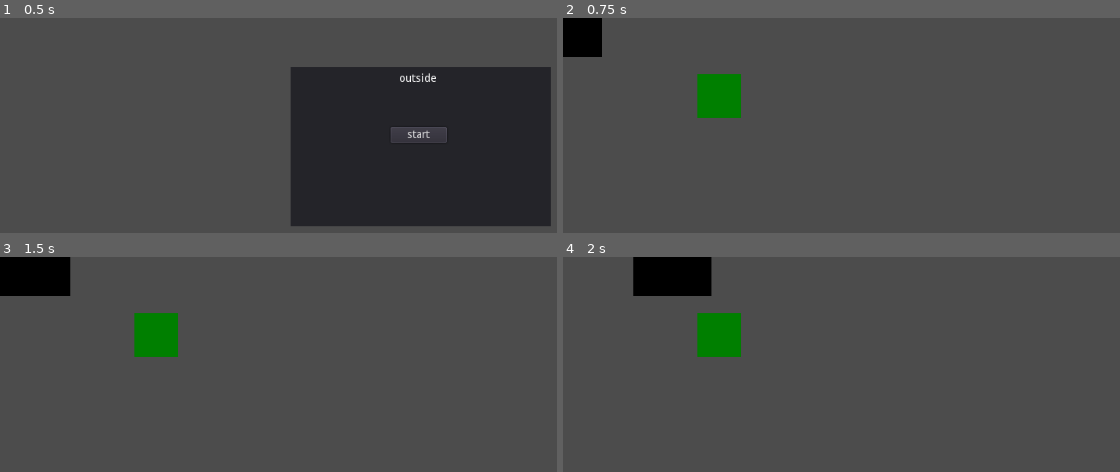
Above: before the commit, frames 1-4 (two rows, left to right).
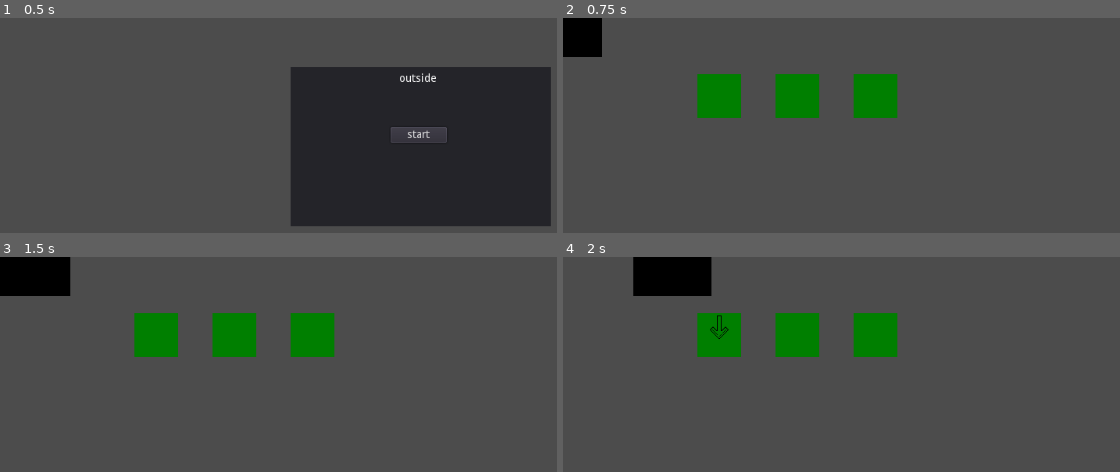
Above: after the commit, the same moments.

Repository: mdwyer223/outside
Game: Godot game, scene res://game.tscn
Same seed, same stepped clock (60 frames per second), same inputs: the game is played once before the commit and once after it.
Inputs:
- Up to frame 1 (0.5 s): no input
- Up to frame 2 (0.75 s): click "start" at 0.5 s
- Up to frame 3 (1.5 s): tap Enter (interact) at 1.25, 1.35 s; hold D (right) from 1.28 s (still down)
- Up to frame 4 (2 s): keep holding D (right)

Frame 1 is identical in both runs. In frame 2, 3.3% of the frame differs, in the area x 38-61%, y 26-47%; in frame 3, 3.3%; in frame 4, 3.4%, in the area x 26-61%, y 26-47%.

Commit message:
Added multi-object selection for the player

Diff:
--- a/outside/adventurers/blocky/InteractionDetection.gd
+++ b/outside/adventurers/blocky/InteractionDetection.gd
@@ -20,6 +20,7 @@
 	for i in range(len(objects)):
 		if objects[i] == body:
 			objects.remove(i)
+			break
 	adjust_focus()
 
 func check_focus():
--- a/outside/game.gd
+++ b/outside/game.gd
@@ -3,11 +3,12 @@
 var player = load("res://adventurers/blocky/blocky.tscn")
 var main_menu = load("res://menus/main/menu.tscn")
 
-var pine = load("res://objects/trees/pine/pine.tscn")
+var pine = preload("res://objects/trees/pine/pine.tscn")
 
 var main_menu_node_name
 
 func _ready():
+	add_to_group("main")
 	var main_menu_instance = main_menu.instance()
 	main_menu_node_name = main_menu_instance.get_name()
 	self.add_child(main_menu_instance)
@@ -16,7 +17,19 @@
 func _on_start_game():
 	self.remove_child(get_node(main_menu_node_name))
 	var pine_tree_instance = pine.instance()
-	pine_tree_instance.position.x = 200
-	pine_tree_instance.position.y = 100
+	load_trees()
+	self.add_child(player.instance())
+
+
+func load_trees():
+	var pine_tree_instance = pine.instance()
+	pine_tree_instance.set_position(Vector2(200,100))
 	self.add_child(pine_tree_instance)
-	self.add_child(player.instance())
+
+	pine_tree_instance = pine.instance()
+	pine_tree_instance.set_position(Vector2(300, 100))
+	self.add_child(pine_tree_instance)
+
+	pine_tree_instance = pine.instance()
+	pine_tree_instance.set_position(Vector2(400, 100))
+	self.add_child(pine_tree_instance)
--- a/outside/objects/trees/pine/pine.gd
+++ b/outside/objects/trees/pine/pine.gd
@@ -1,13 +1,24 @@
 extends Area2D
 
 var focused
+var focus_img = preload("res://assets/arrow.png")
+var focus_sprite
+
+class_name Pine
 
 func _ready():
+	get_parent().get_node("focusSprite").visible = false
 	focused = false
 
+func _handle_focus_change():
+	if focused:
+		get_parent().get_node("focusSprite").visible = true
+	else:
+		get_parent().get_node("focusSprite").visible = false
+
 func set_focus(state):
-	print(state)
 	focused = state
+	_handle_focus_change()
 
 func interact(player):
 	print("interacted")
--- a/outside/objects/trees/pine/pine.tscn
+++ b/outside/objects/trees/pine/pine.tscn
@@ -1,7 +1,8 @@
-[gd_scene load_steps=5 format=2]
+[gd_scene load_steps=6 format=2]
 
 [ext_resource path="res://objects/trees/pine/greenSquare.png" type="Texture" id=1]
 [ext_resource path="res://objects/trees/pine/pine.gd" type="Script" id=2]
+[ext_resource path="res://assets/arrow.png" type="Texture" id=3]
 
 [sub_resource type="RectangleShape2D" id=1]
 extents = Vector2( 27.9815, 28.0136 )
@@ -18,6 +19,12 @@
 [node name="CollisionShape2D" type="CollisionShape2D" parent="."]
 shape = SubResource( 1 )
 
+[node name="focusSprite" type="Sprite" parent="."]
+position = Vector2( 0, -10 )
+rotation = 1.5708
+scale = Vector2( 0.2, 0.2 )
+texture = ExtResource( 3 )
+
 [node name="Area2D" type="Area2D" parent="."]
 script = ExtResource( 2 )
 
--- a/outside/project.godot
+++ b/outside/project.godot
@@ -18,10 +18,16 @@
 "class": "Item",
 "language": "GDScript",
 "path": "res://scripts/item.gd"
+}, {
+"base": "Area2D",
+"class": "Pine",
+"language": "GDScript",
+"path": "res://objects/trees/pine/pine.gd"
 } ]
 _global_script_class_icons={
 "Inventory": "",
-"Item": ""
+"Item": "",
+"Pine": ""
 }
 
 [application]
Binary file added: outside/assets/arrow.png
